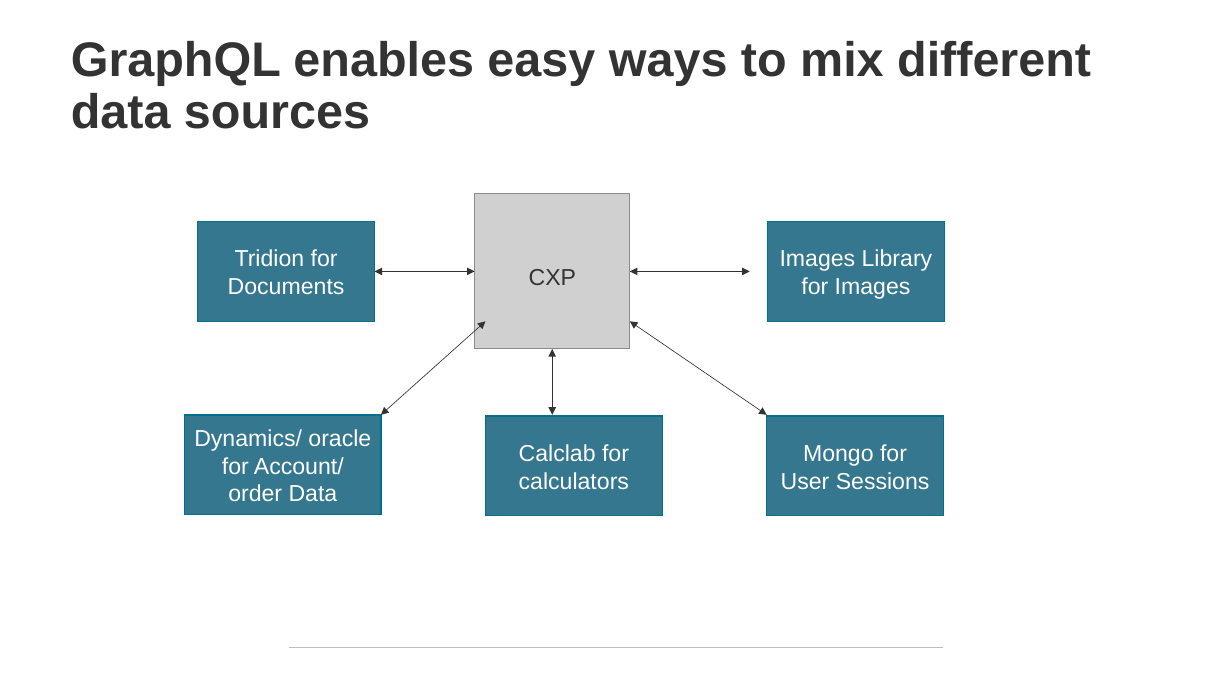
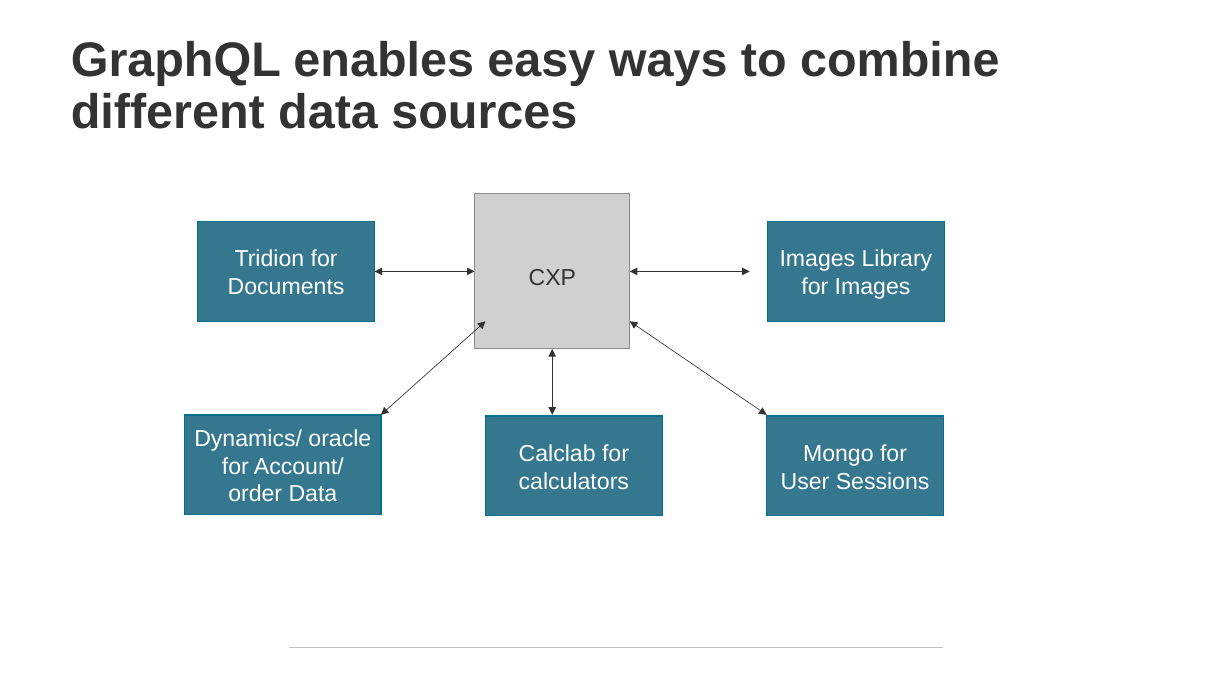
Before and after one commit to NPDSoftwareDev/graphql-presentation, a slide deck: slide 29 of graphql Introduction.pptx (slide 24 before the commit). Drawn at 1232x693 pixels with LibreOffice and Linux fonts; fonts in the diff are those of the drawing; grey boxes stand for pictures. Boxes give left, top, right and bottom in pixels: in the first picture for what was removed or moved away, otherwise in the second. Text is boxed around its words. In the diff, an @@ line names an element or a change of style, - is before the commit and + after.

```diff
--- a/graphql Introduction.pptx
+++ b/graphql Introduction.pptx
@@ title at (71,41,999,129): text changed @@
-GraphQL enables easy ways to mix different data sources
+GraphQL enables easy ways to combine different data sources
```
Also in this commit, not shown: 1 other slide changed, 6 slides added, 3 other files.
